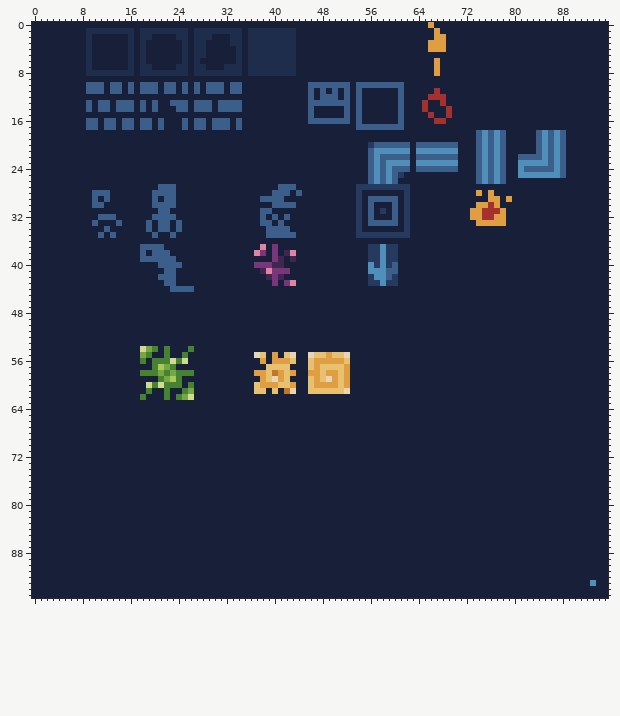
Pixel-art file, stored at src/assets/img/tileset.aseprite. The first picture shows the starting point.
96x96 pixels, 1 frame.
And afterwards:
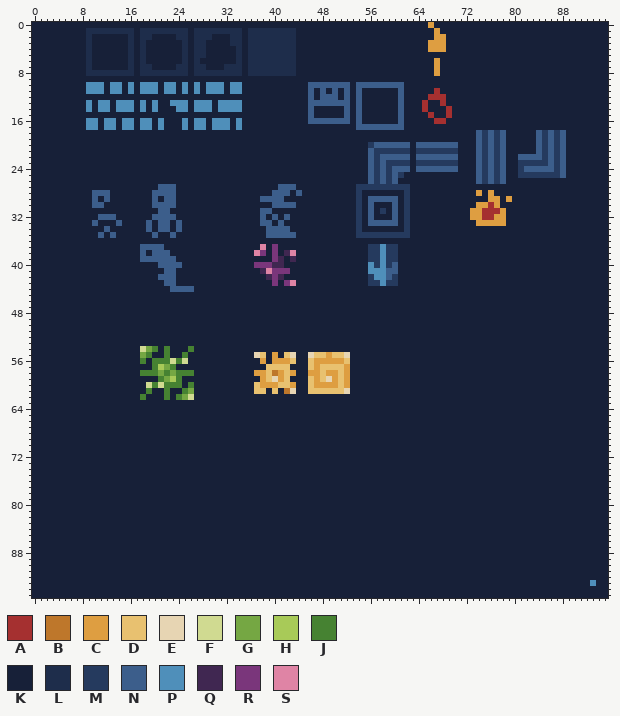
Palette (. is transparent): A #a53030  B #be772b  C #de9e41  D #e8c170  E #e7d5b3  F #d0da91  G #75a743  H #a8ca58  J #468232  K #172038  L #1e2d4b  M #253a5e  N #3c5e8b  P #4f8fba  Q #402751  R #7a367b  S #df84a5
The edit:
--- layer "Layer 2"
@@ x 0..95 @@
  9 KKKKKKKKKKKKKKKKKKKKKKKKKKKKKKKKKKKKKKKKKKKKKKKKKKKKKKKKKKKKKKKKKKKKKKKKKKKKKKKKKKKKKKKKKKKKKKKK
-10 KKKKKKKKKNNNKNNKNKNNNKNNKNKNKNNNKNNKKKKKKKKKKKNNNNNNNKNNNNNNNNKKKKKKKKKKKKKKKKKKKKKKKKKKKKKKKKKK
-11 KKKKKKKKKNNNKNNKNKNNNKNNKNKNKNNNKNNKKKKKKKKKKKNKNKNKNKNKKKKKKNKKKKKAKKKKKKKKKKKKKKKKKKKKKKKKKKKK
+10 KKKKKKKKKPPPKPPKPKPPPKPPKPKPKPPPKPPKKKKKKKKKKKNNNNNNNKNNNNNNNNKKKKKKKKKKKKKKKKKKKKKKKKKKKKKKKKKK
+11 KKKKKKKKKPPPKPPKPKPPPKPPKPKPKPPPKPPKKKKKKKKKKKNKNKNKNKNKKKKKKNKKKKKAKKKKKKKKKKKKKKKKKKKKKKKKKKKK
 12 KKKKKKKKKKKKKKKKKKKKKKKKKKKKKKKKKKKKKKKKKKKKKKNKNNNKNKNKKKKKKNKKKKAAAKKKKKKKKKKKKKKKKKKKKKKKKKKK
-13 KKKKKKKKKNKNNKNNNKNKNKKNNNKNNNKNNNNKKKKKKKKKKKNNNNNNNKNKKKKKKNKKKAKKAKKKKKKKKKKKKKKKKKKKKKKKKKKK
-14 KKKKKKKKKNKNNKNNNKNKNKKKNNKNNNKNNNNKKKKKKKKKKKNKKKKKNKNKKKKKKNKKKAKKKAKKKKKKKKKKKKKKKKKKKKKKKKKK
+13 KKKKKKKKKPKPPKPPPKPKPKKPPPKPPPKPPPPKKKKKKKKKKKNNNNNNNKNKKKKKKNKKKAKKAKKKKKKKKKKKKKKKKKKKKKKKKKKK
+14 KKKKKKKKKPKPPKPPPKPKPKKKPPKPPPKPPPPKKKKKKKKKKKNKKKKKNKNKKKKKKNKKKAKKKAKKKKKKKKKKKKKKKKKKKKKKKKKK
 15 KKKKKKKKKKKKKKKKKKKKKKKKKKKKKKKKKKKKKKKKKKKKKKNKKKKKNKNKKKKKKNKKKKAKKAKKKKKKKKKKKKKKKKKKKKKKKKKK
-16 KKKKKKKKKNNKNNKNNKNNKNKKKNKNNKNNNKNKKKKKKKKKKKNNNNNNNKNKKKKKKNKKKKKAAKKKKKKKKKKKKKKKKKKKKKKKKKKK
-17 KKKKKKKKKNNKNNKNNKNNKNKKKNKNNKNNNKNKKKKKKKKKKKKKKKKKKKNNNNNNNNKKKKKKKKKKKKKKKKKKKKKKKKKKKKKKKKKK
-18 KKKKKKKKKKKKKKKKKKKKKKKKKKKKKKKKKKKKKKKKKKKKKKKKKKKKKKKKKKKKKKKKKKKKKKKKKKNPNPNKKKKKNPNPNKKKKKKK
-19 KKKKKKKKKKKKKKKKKKKKKKKKKKKKKKKKKKKKKKKKKKKKKKKKKKKKKKKKKKKKKKKKKKKKKKKKKKNPNPNKKKKKNPNPNKKKKKKK
-20 KKKKKKKKKKKKKKKKKKKKKKKKKKKKKKKKKKKKKKKKKKKKKKKKKKKKKKKKMNNNNNNKNNNNNNNKKKNPNPNKKKKKNPNPNKKKKKKK
-21 KKKKKKKKKKKKKKKKKKKKKKKKKKKKKKKKKKKKKKKKKKKKKKKKKKKKKKKKNPPPPPPKPPPPPPPKKKNPNPNKKKKKNPNPNKKKKKKK
-22 KKKKKKKKKKKKKKKKKKKKKKKKKKKKKKKKKKKKKKKKKKKKKKKKKKKKKKKKNPNNNNNKNNNNNNNKKKNPNPNKKNNNNPNPNKKKKKKK
-23 KKKKKKKKKKKKKKKKKKKKKKKKKKKKKKKKKKKKKKKKKKKKKKKKKKKKKKKKNPNPPPPKPPPPPPPKKKNPNPNKKPPPPPNPNKKKKKKK
-24 KKKKKKKKKKKKKKKKKKKKKKKKKKKKKKKKKKKKKKKKKKKKKKKKKKKKKKKKNPNPNNNKNNNNNNNKKKNPNPNKKPNNNNNPNKKKKKKK
-25 KKKKKKKKKKKKKKKKKKKKKKKKKKKKKKKKKKKKKKKKKKKKKKKKKKKKKKKKNPNPNMKKKKKKKKKKKKNPNPNKKPPPPPPPNKKKKKKK
-26 KKKKKKKKKKKKKKKKKKKKKKKKKKKKKKKKKKKKKKKKKKKKKKKKKKKKKKKKNPNPNKKKKKKKKKKKKKNPNPNKKKKKKKKKKKKKKKKK
+16 KKKKKKKKKPPKPPKPPKPPKPKKKPKPPKPPPKPKKKKKKKKKKKNNNNNNNKNKKKKKKNKKKKKAAKKKKKKKKKKKKKKKKKKKKKKKKKKK
+17 KKKKKKKKKPPKPPKPPKPPKPKKKPKPPKPPPKPKKKKKKKKKKKKKKKKKKKNNNNNNNNKKKKKKKKKKKKKKKKKKKKKKKKKKKKKKKKKK
+18 KKKKKKKKKKKKKKKKKKKKKKKKKKKKKKKKKKKKKKKKKKKKKKKKKKKKKKKKKKKKKKKKKKKKKKKKKKNMNMNKKKKKNMNMNKKKKKKK
+19 KKKKKKKKKKKKKKKKKKKKKKKKKKKKKKKKKKKKKKKKKKKKKKKKKKKKKKKKKKKKKKKKKKKKKKKKKKNMNMNKKKKKNMNMNKKKKKKK
+20 KKKKKKKKKKKKKKKKKKKKKKKKKKKKKKKKKKKKKKKKKKKKKKKKKKKKKKKKMNNNNNNKNNNNNNNKKKNMNMNKKKKKNMNMNKKKKKKK
+21 KKKKKKKKKKKKKKKKKKKKKKKKKKKKKKKKKKKKKKKKKKKKKKKKKKKKKKKKNMMMMMMKMMMMMMMKKKNMNMNKKKKKNMNMNKKKKKKK
+22 KKKKKKKKKKKKKKKKKKKKKKKKKKKKKKKKKKKKKKKKKKKKKKKKKKKKKKKKNMNNNNNKNNNNNNNKKKNMNMNKKNNNNMNMNKKKKKKK
+23 KKKKKKKKKKKKKKKKKKKKKKKKKKKKKKKKKKKKKKKKKKKKKKKKKKKKKKKKNMNMMMMKMMMMMMMKKKNMNMNKKMMMMMNMNKKKKKKK
+24 KKKKKKKKKKKKKKKKKKKKKKKKKKKKKKKKKKKKKKKKKKKKKKKKKKKKKKKKNMNMNNNKNNNNNNNKKKNMNMNKKMNNNNNMNKKKKKKK
+25 KKKKKKKKKKKKKKKKKKKKKKKKKKKKKKKKKKKKKKKKKKKKKKKKKKKKKKKKNMNMNMKKKKKKKKKKKKNMNMNKKMMMMMMMNKKKKKKK
+26 KKKKKKKKKKKKKKKKKKKKKKKKKKKKKKKKKKKKKKKKKKKKKKKKKKKKKKKKNMNMNKKKKKKKKKKKKKNMNMNKKKKKKKKKKKKKKKKK
 27 KKKKKKKKKKKKKKKKKKKKKNNNKKKKKKKKKKKKKKKKKNNNKKKKKKKKKKMMMMMMMMMKKKKKKKKKKKKKKKKKKKKKKKKKKKKKKKKK
